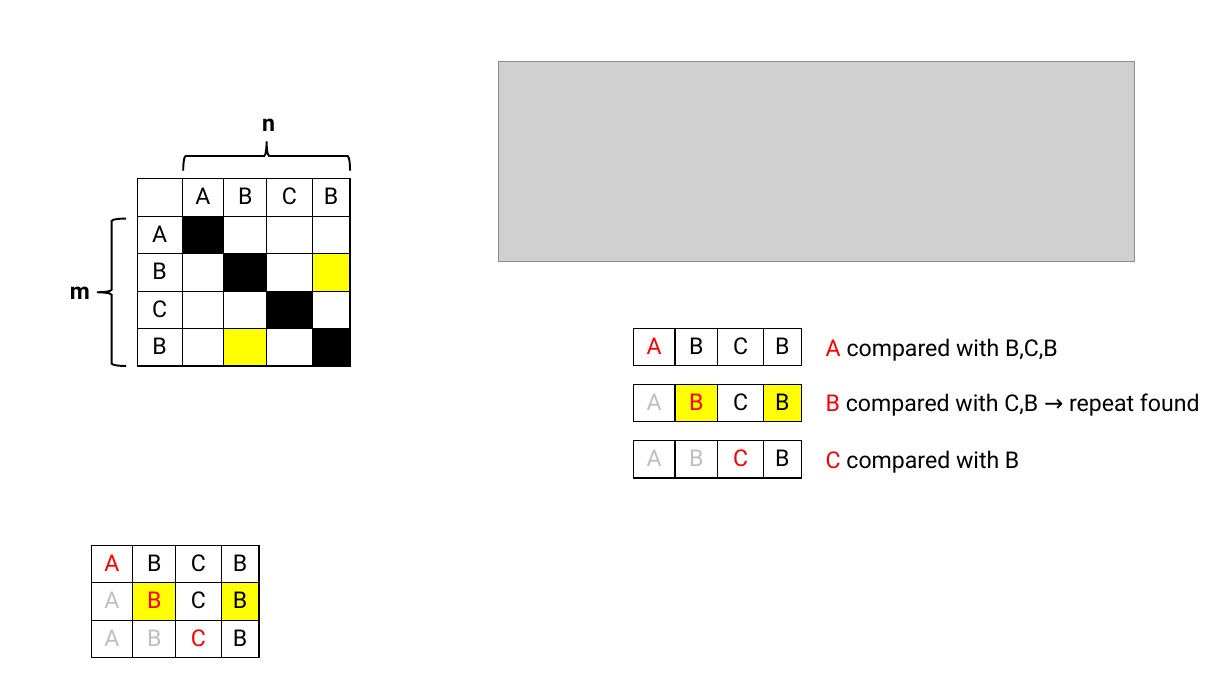
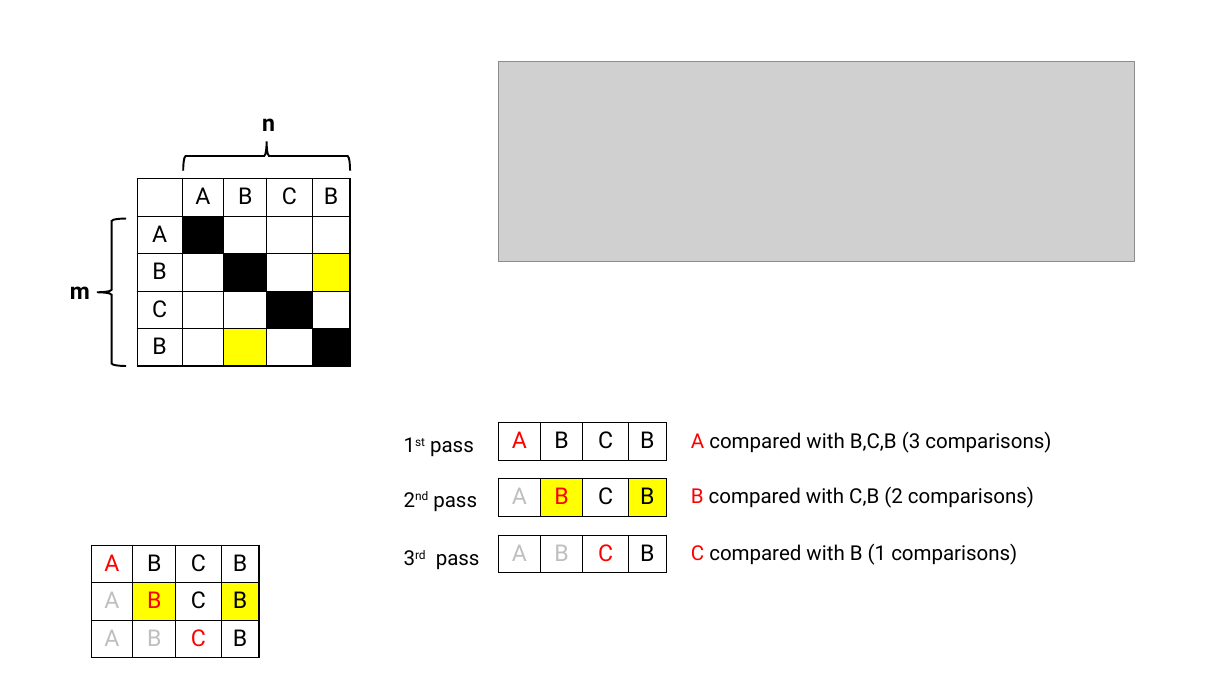
Before and after one commit to engmaths/SEMT10002_2026, a slide deck: slide 2 of media/week_9/diagrams_week_9.pptx. Drawn at 1232x693 pixels with LibreOffice and Linux fonts; fonts in the diff are those of the drawing; grey boxes stand for pictures. Boxes give left, top, right and bottom in pixels: in the first picture for what was removed or moved away, otherwise in the second. Text is boxed around its words. In the diff, an @@ line names an element or a change of style, - is before the commit and + after.

```diff
--- a/media/week_9/diagrams_week_9.pptx
+++ b/media/week_9/diagrams_week_9.pptx
@@ text added at bbox=[430, 441, 474, 457], 16 pt, text #000000 @@
+1st pass
@@ text at bbox=[691, 432, 1051, 453]: text changed; size 18 to 16 pt @@
-A compared with B,C,B
+A compared with B,C,B (3 comparisons)
@@ text added at bbox=[433, 496, 477, 512], 16 pt, text #000000 @@
+2nd pass
@@ text at bbox=[691, 486, 1034, 508]: text changed; size 18 to 16 pt @@
-B compared with C,B → repeat found
+B compared with C,B (2 comparisons)
@@ 3 tables: place and size @@
-3 tables at bbox=[633, 328, 800, 479]
+3 tables at bbox=[498, 422, 665, 573]
@@ text added at bbox=[436, 554, 480, 570], 16 pt, text #000000 @@
+3rd pass
@@ text at bbox=[691, 543, 1017, 565]: text changed; size 18 to 16 pt @@
-C compared with B
+C compared with B (1 comparisons)
```
Also in this commit, not shown: 2 other files.
